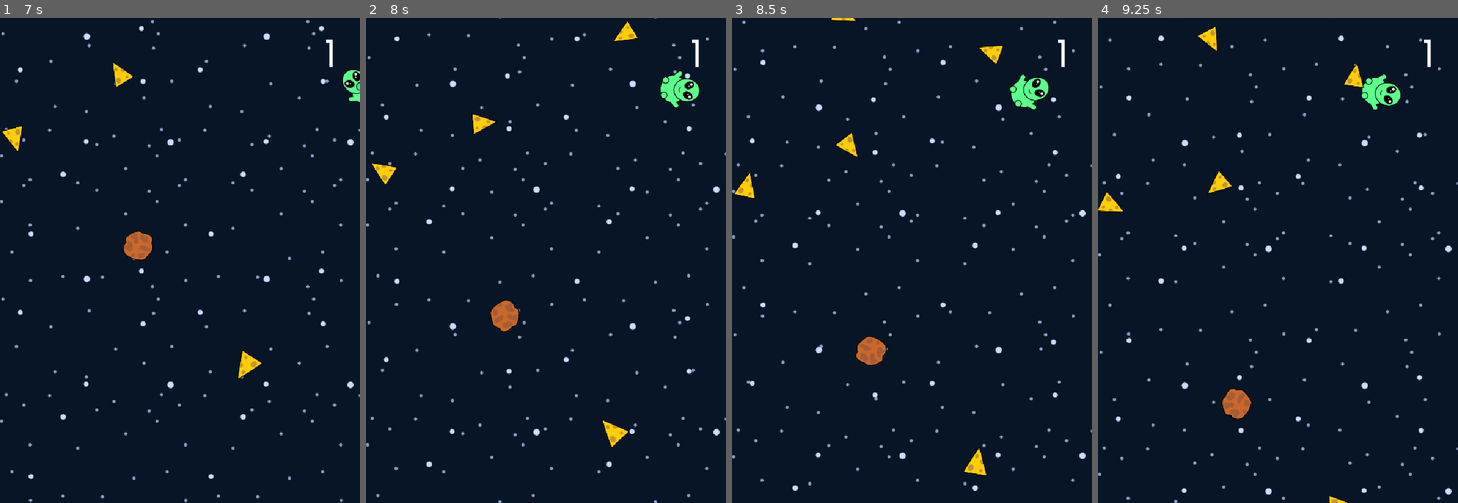
Above: before the commit, frames 1-4 (left to right).
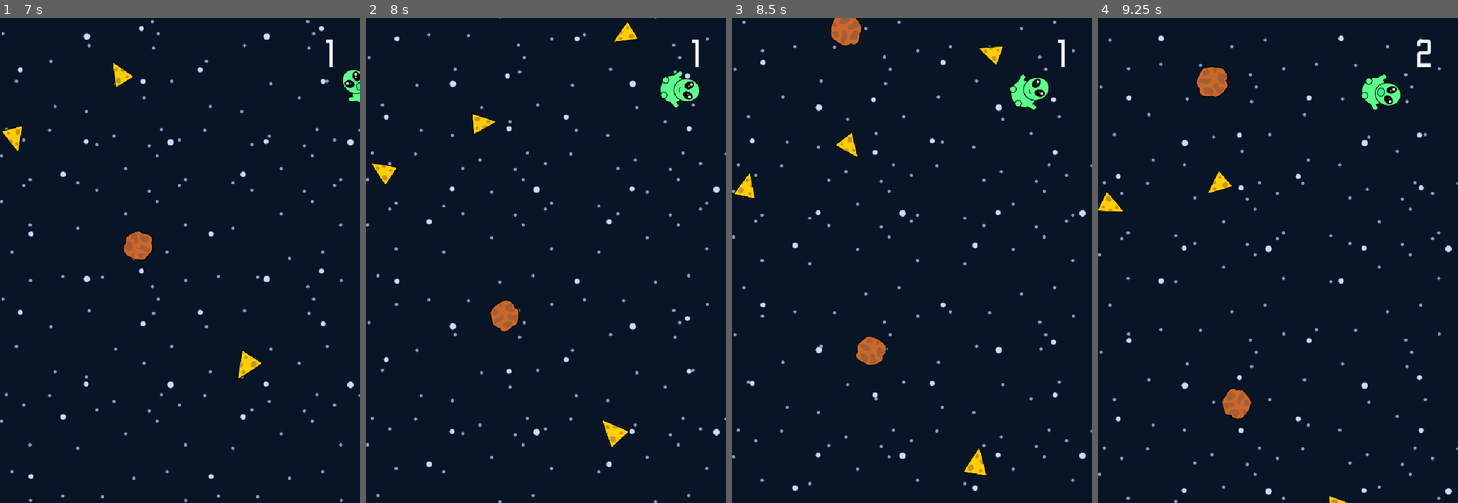
Above: after the commit, the same moments.

Repository: Trulle1234/Orion-game
Game: Godot game, scene res://scenes/level.tscn
Same seed, same stepped clock (60 frames per second), same inputs: the game is played once before the commit and once after it.
Inputs:
- Up to frame 1 (7 s): tap Enter at 0.5 s; hold W (up) 0.53-2.03 s; tap Alt every 1.5 s from 0.6 to 6.6 s; tap Shift every 1.5 s from 1.35 to 5.85 s; hold D (left) 2.03-3.53 s; hold Down 3.53-4.28 s; hold A (right) 4.28-5.03 s; hold W (up) 5.03-5.78 s; hold A (right) from 5.78 s (still down)
- Up to frame 2 (8 s): keep holding A (right); tap Shift at 7.35 s
- Up to frame 3 (8.5 s): release A (right) at 8.03 s; hold Down from 8.03 s (still down); tap Alt at 8.1 s
- Up to frame 4 (9.25 s): release Down at 8.78 s; hold D (left) from 8.78 s (still down); tap Shift at 8.85 s

Frame 1 is identical in both runs. In frame 2, less than 0.1% of the frame differs, in the area x 68-76%, y 0-5%; in frame 3, 0.5%; in frame 4, 1.0%, in the area x 27-93%, y 1-18%.

Commit message:
gets harder as you play

Diff:
--- a/scripts/food.gd
+++ b/scripts/food.gd
@@ -36,5 +36,5 @@
 	position.y += move_speed * delta
 	rotation += rotation_velocity * delta
 
-	if position.y > get_viewport().get_visible_rect().size.y + 128:
+	if position.y > get_viewport().get_visible_rect().size.y + 64:
 		self.queue_free()
--- a/scripts/item_spawner.gd
+++ b/scripts/item_spawner.gd
@@ -28,7 +28,7 @@
 	var spawn_pos = get_random_point(point_1, point_2)
 	instance.set_position(spawn_pos)
 func schedule_next():
-	timer = randf_range(1, 1.4)
+	timer = randf_range(Level.time_min, Level.time_max)
 
 func _ready() -> void:
 	randomize()
--- a/scripts/junk.gd
+++ b/scripts/junk.gd
@@ -30,5 +30,5 @@
 	position.y += move_speed * delta
 	rotation += rotation_velocity * delta
 
-	if position.y > get_viewport().get_visible_rect().size.y + 128:
+	if position.y > get_viewport().get_visible_rect().size.y + 64:
 		self.queue_free()
--- a/scripts/level.gd
+++ b/scripts/level.gd
@@ -2,8 +2,12 @@
 
 var scroll_speed = 100
 
+var score_buffer = 0
 var score = 0
-var junk_part = 0.3
+
+var junk_part = 0.2
+var time_min = 1.0
+var time_max = 1.4
 
 var game_over = false
 
@@ -12,7 +16,31 @@
 
 	scroll_speed = 100
 
+	score_buffer = 0
 	score = 0
+
 	junk_part = 0.2
+	time_min = 1.0
+	time_max = 1.4
 
 	game_over = false
+
+func _process(delta: float) -> void:
+	if score != score_buffer:
+		scroll_speed += 1
+
+		junk_part += 0.015
+
+		if junk_part <= 0.4:
+			junk_part = 0.4
+
+		time_min -= 0.03
+		time_max -= 0.02
+
+		if time_min <= 0.35:
+			time_min = 0.35
+
+		if time_max <= 0.5:
+			time_max = 0.5
+
+	score_buffer = score
Not shown, changed: export_presets.cfg
Not shown, added: build/web_build_v1.3.zip
